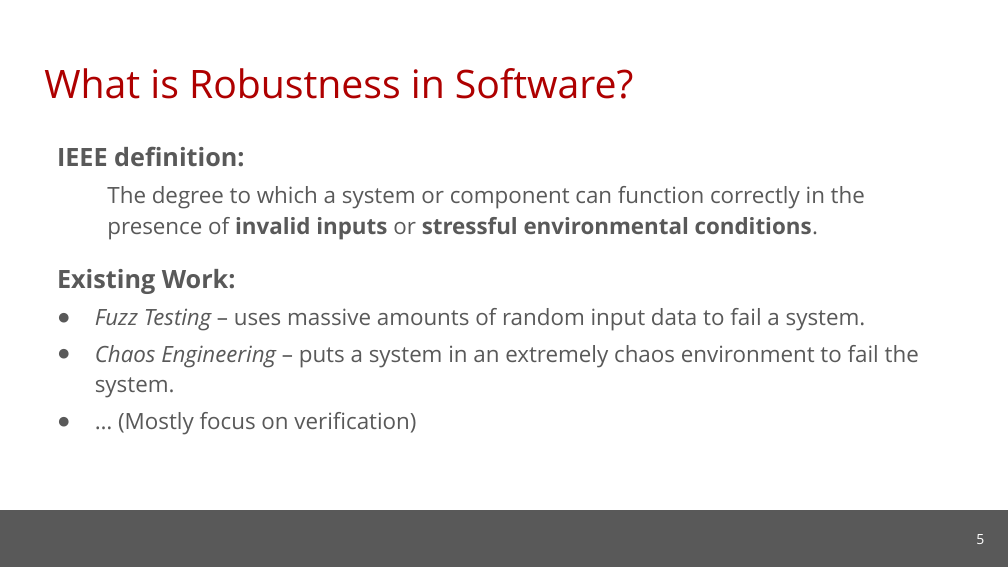
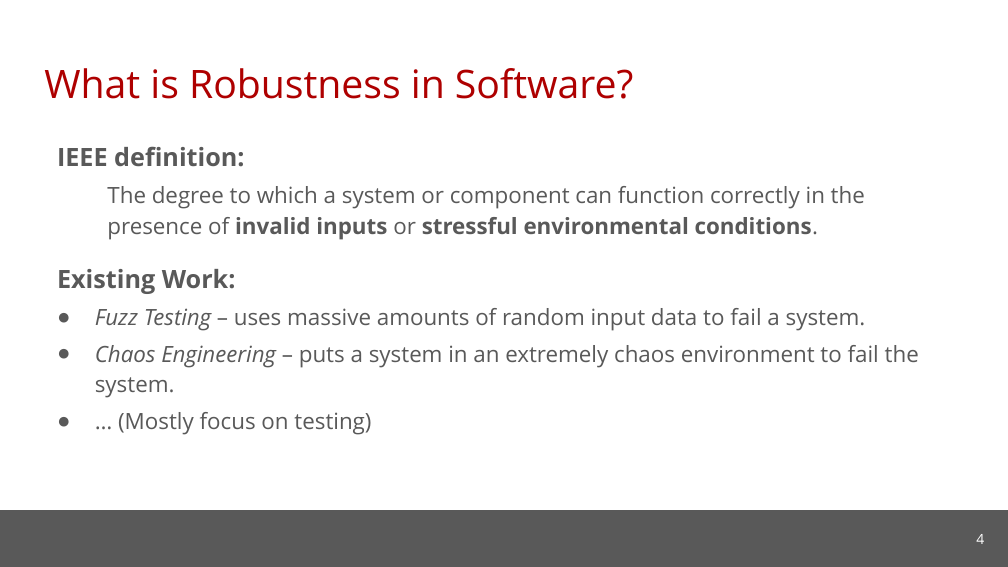
Before and after one commit to cmu-soda/Robustness, a slide deck: slide 4 of Robustness-SSSG.pptx (slide 5 before the commit). Drawn at 1008x567 pixels with LibreOffice and Linux fonts; fonts in the diff are those of the drawing; background and template pictures are left out. Boxes give left, top, right and bottom in pixels: in the first picture for what was removed or moved away, otherwise in the second. Text is boxed around its words. In the diff, an @@ line names an element or a change of style, - is before the commit and + after.

```diff
--- a/Robustness-SSSG.pptx
+++ b/Robustness-SSSG.pptx
@@ text at <box>118,412,371,434</box>: text changed @@
-● … (Mostly focus on verification)
+● … (Mostly focus on testing)
@@ page number at <box>976,534,984,544</box>: text changed @@
-5
+4
```
Also in this commit, not shown: 18 other slides changed, 9 slides added, 13 slides removed.
